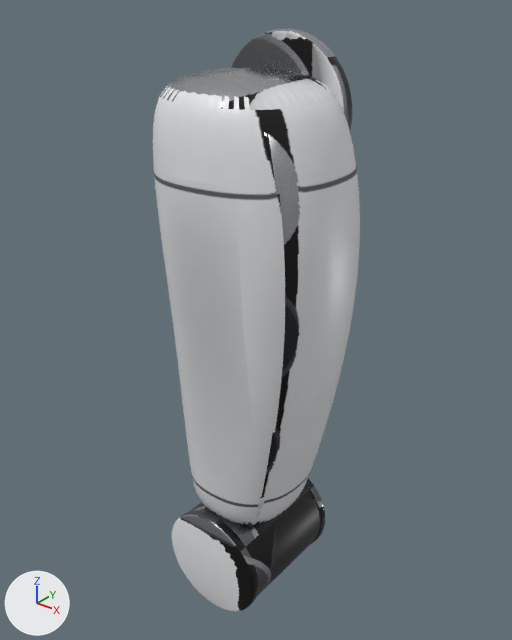
A saved change to the glTF model src/my_robot_description/meshes/legs/glb/left_thigh.glb.
The view is the same before and after, from a 50 mm camera at (0.294, -0.359, 0.081) aimed at (0.001, 0.007, -0.146). Every picture has the same lights, and +X, +Y and +Z are marked at lower left. The older version comes first. Vertices at exactly the same position are counted once.

Names of what the first picture shows: 'left_thigh'.
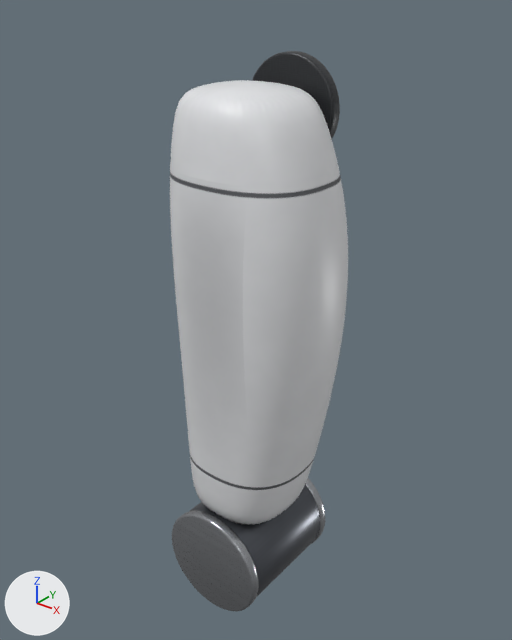
What the commit changed:
me_thigh is used by ob_left_thigh; location (0.0, 0.0, 0.0).
me_thigh had 6530 vertices, 13040 faces and spanned x -0.06..0.076, y -0.059..0.059, z -0.384..0.05.
me_thigh now has 6530 vertices, 13040 faces and spans x -0.051..0.07, y -0.052..0.053, z -0.384..0.036.
me_thigh part 1: the loose piece of 384 vertices spanning x -0.05..0.05, y 0.034..0.046, z -0.05..0.05 is scaled about its middle by (0.715, 0.811, 0.715), then moved by (0.0, 0.008, 0.0).
me_thigh part 2: 3835 of 6530 vertices moved; they spanned x -0.06..0.076, y -0.059..0.059, z -0.263..0.03 and now span x -0.051..0.07, y -0.052..0.052, z -0.263..0.022; mean shift (0.0, 0.0, -0.001); largest move (-0.047, 0.035, 0.005) -> (-0.037, 0.027, 0.003).
me_thigh part 3: texture (UV) coordinates of 12979 of 13040 faces, centred in x -0.06..0.076, y -0.059..0.059, z -0.384..0.05, changed; they spanned u 0.0..1.0, v 0.0..0.97 and now span u 0.0..0.99, v 0.0..1.0.

Boxes [x1, y1, x2, y2] around the edits, measured in the pictures (512 x 640 px; the box of a moved part takes in the faces that stretch with it):
'left_thigh', reshaped, surface changed (14% narrower)
    before: [153, 29, 360, 611]
    after: [170, 51, 348, 611]
part 1 of me_thigh, moved or reshaped
    before: [231, 29, 352, 130]
    after: [252, 51, 340, 139]
part 2 of me_thigh, moved or reshaped
    before: [153, 68, 360, 506]
    after: [170, 80, 348, 505]
part 3 of me_thigh, surface changed
    before: [153, 29, 360, 611]
    after: [170, 51, 348, 611]
